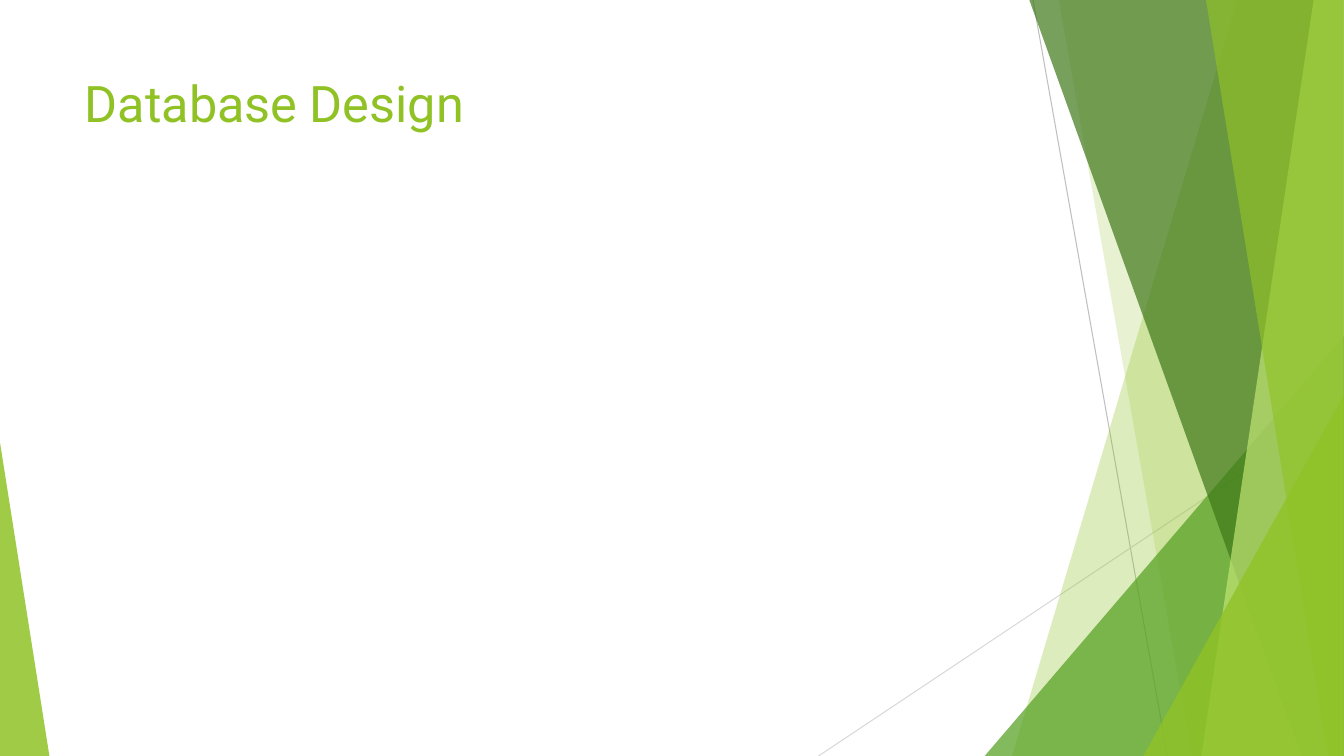
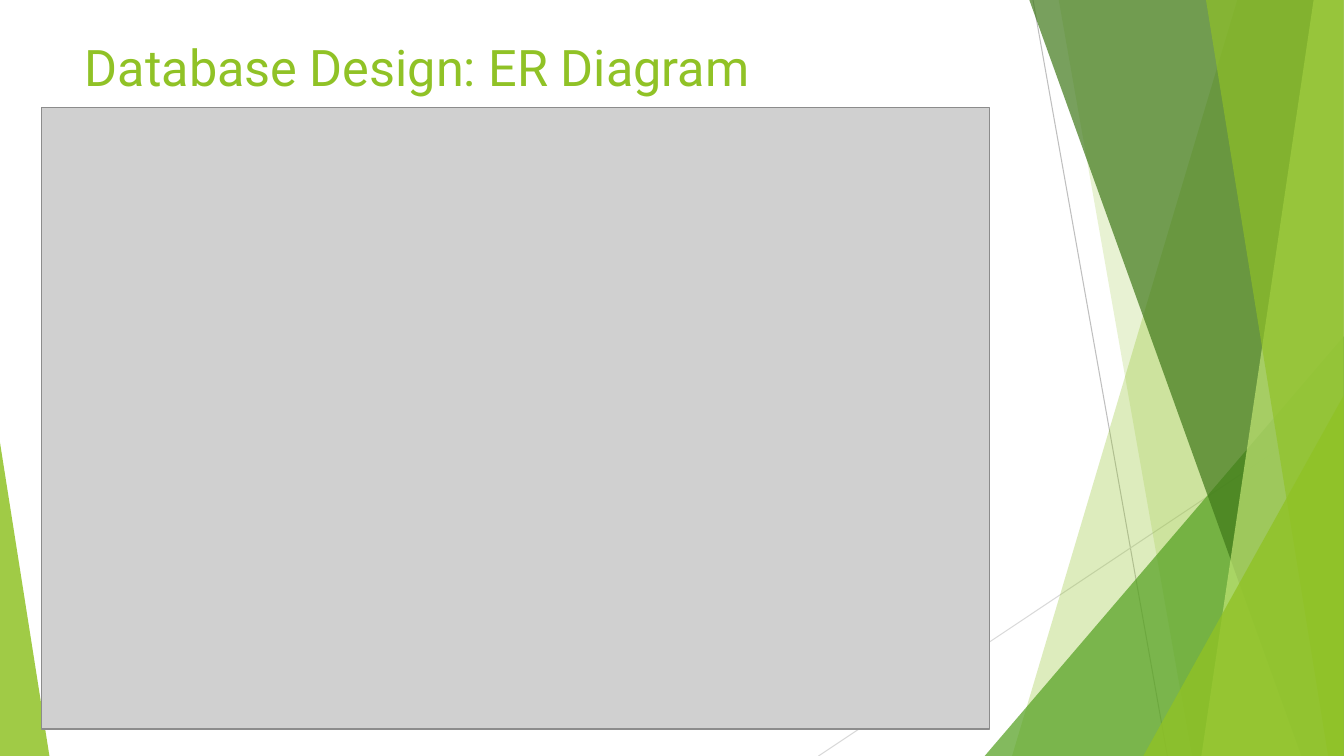
Before and after one commit to kalcicd/CS_340-PearScale, a slide deck: slide 3 of pearScalePres.pptx. Drawn at 1344x756 pixels with LibreOffice and Linux fonts; fonts in the diff are those of the drawing; grey boxes stand for pictures. Boxes give left, top, right and bottom in pixels: in the first picture for what was removed or moved away, otherwise in the second. Text is boxed around its words. In the diff, an @@ line names an element or a change of style, - is before the commit and + after.

Commit message:
update powerpoint

```diff
--- a/pearScalePres.pptx
+++ b/pearScalePres.pptx
@@ title at [85,48,750,97]: text changed @@
-Database Design
+Database Design: ER Diagram
@@ picture added at [41,107,989,729] @@
```
Also in this commit, not shown: 2 slides added.
